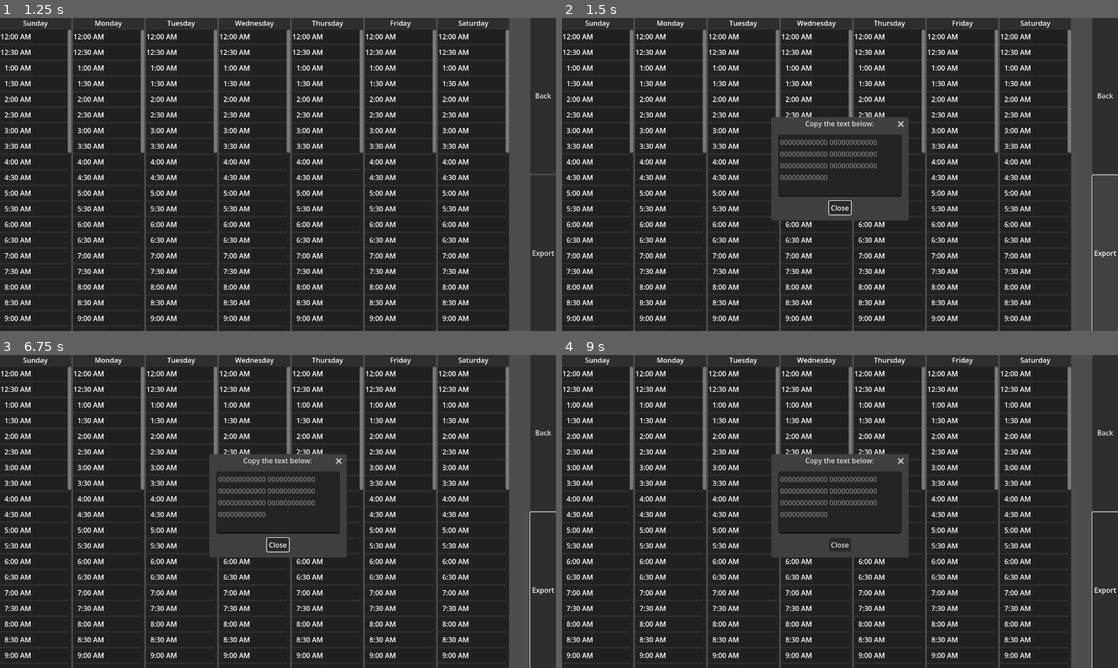
Above: before the commit, frames 1-4 (two rows, left to right).
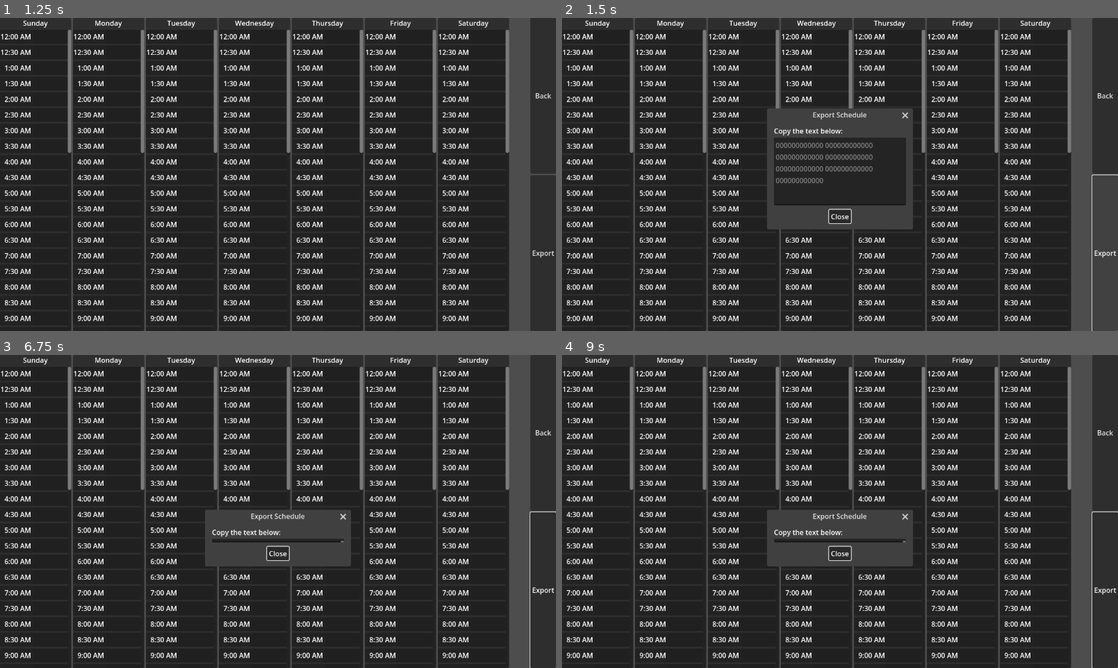
Above: after the commit, the same moments.

Repository: zibetnu/event-scheduler
Game: Godot game, scene res://src/main_menu/main_menu.tscn
Two runs of this game, one before a commit and one after it. Both use one fixed random seed, a clock stepped at 60 frames per second and the inputs below.
Inputs (mouse positions are in pixels of both pictures, inside the frame that each line leads up to):
- Up to frame 1 (1.25 s): click "Make a schedule" at 0.5 s
- Up to frame 2 (1.5 s): click "Export" at 1.25 s
- Up to frame 3 (6.75 s): click "Export" at 2 s; click "Export" at 2.75 s; click "Back" at 3.5 s; tap Enter at 4.25, 5.75 s; move the mouse to (400, 495) at 4.27 s; press the mouse at (400, 495) at 4.28 s; tap Space at 5, 6.5 s; move the mouse to (166, 527) at 5.02 s; release the mouse at (166, 527) at 5.03 s; click (166, 527) at 5.1 s; move the mouse to (333, 442) at 5.77 s; press the mouse at (333, 442) at 5.78 s; move the mouse to (250, 574) at 6.52 s; release the mouse at (250, 574) at 6.53 s; click (250, 574) at 6.6 s
- Up to frame 4 (9 s): tap Enter at 7.25 s; move the mouse to (1006, 558) at 7.27 s; press the mouse at (1006, 558) at 7.28 s; tap Space at 8 s; move the mouse to (673, 464) at 8.02 s; release the mouse at (673, 464) at 8.03 s; click (673, 464) at 8.1 s; move the mouse to (867, 511) at 8.77 s; press the mouse at (867, 511) at 8.78 s

Frame 1 is identical in both runs. In frame 2, 4.1% of the frame differs, in the area x 36-64%, y 28-68%; in frame 3, 5.0%, in the area x 36-64%, y 31-68%; in frame 4, 5.0%.

Commit message:
Revise export popup

Diff:
--- a/src/schedule_maker/schedule_maker.tscn
+++ b/src/schedule_maker/schedule_maker.tscn
@@ -39,16 +39,24 @@
 
 [node name="ExportPopup" type="AcceptDialog" parent="."]
 unique_name_in_owner = true
-title = "Copy the text below:"
-size = Vector2i(300, 200)
+title = "Export Schedule"
+size = Vector2i(320, 240)
 ok_button_text = "Close"
 
-[node name="ExportText" type="TextEdit" parent="ExportPopup"]
-unique_name_in_owner = true
+[node name="VBoxContainer" type="VBoxContainer" parent="ExportPopup"]
 offset_left = 8.0
 offset_top = 8.0
-offset_right = 292.0
-offset_bottom = 151.0
+offset_right = 312.0
+offset_bottom = 191.0
+
+[node name="Label" type="Label" parent="ExportPopup/VBoxContainer"]
+layout_mode = 2
+text = "Copy the text below:"
+
+[node name="ExportText" type="TextEdit" parent="ExportPopup/VBoxContainer"]
+unique_name_in_owner = true
+layout_mode = 2
+size_flags_vertical = 3
 editable = false
 wrap_mode = 1
 
Not shown: 1 places in src/schedule_maker/schedule_maker.tscn that only renumber resources
